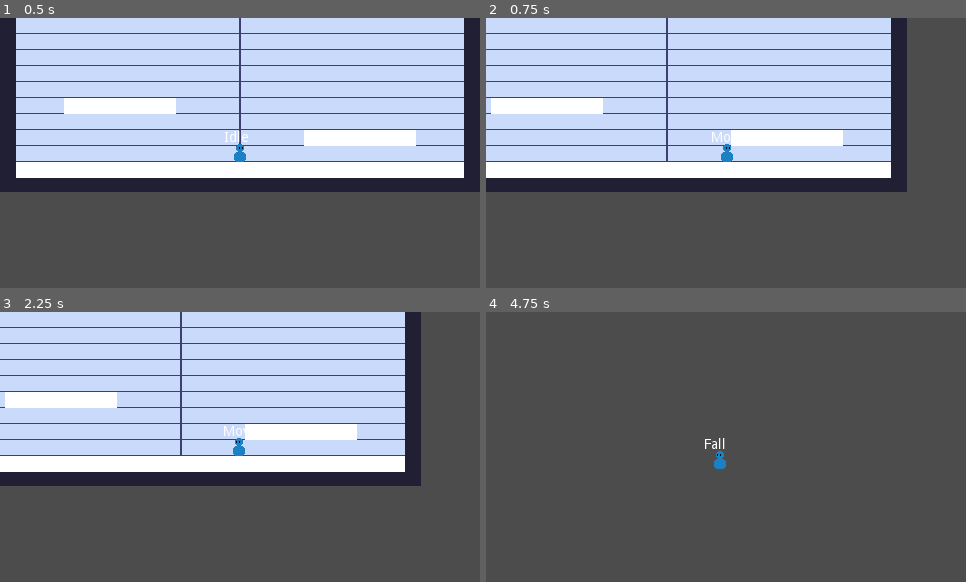
Above: before the commit, frames 1-4 (two rows, left to right).
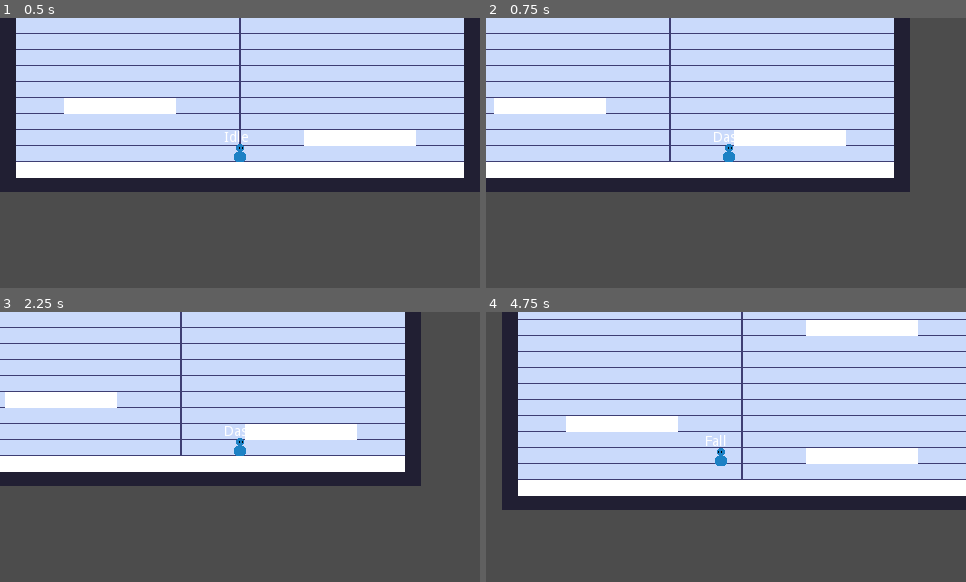
Above: after the commit, the same moments.

Repository: VuurMos/godot-3.5-platformer-character-controller
Game: Godot game, scene res://Game.tscn
The game is run twice, just before and just after one commit, with the same random seed, the same clock (stepped at 60 frames per second) and the same inputs.
Inputs:
- Up to frame 1 (0.5 s): no input
- Up to frame 2 (0.75 s): hold Right (right) from 0.53 s (still down); hold X (dash) from 0.53 s (still down)
- Up to frame 3 (2.25 s): tap C (jump) at 0.77, 1.52 s; release X (dash) at 1.28 s; tap X (dash) at 1.35 s; release Right (right) at 2.03 s; hold Left (left) from 2.03 s (still down); hold X (dash) from 2.03 s (still down)
- Up to frame 4 (4.75 s): release Left (left) at 2.78 s; release X (dash) at 2.78 s; hold Right (right) 2.78-4.28 s; tap X (dash) at 2.85, 4.35 s; tap C (jump) at 3.02, 3.77, 4.52 s; hold X (dash) 3.53-4.28 s; hold Left (left) from 4.28 s (still down)

Frame 1 is identical in both runs. In frame 2, 1.4% of the frame differs, in the area x 1-89%, y 0-65%; in frame 3, 0.1%; in frame 4, 71%, in the area x 3-100%, y 0-74%.

Commit message:
Adjusted dash velocity values

Diff:
--- a/platformer-controller/player/platform-controller.gd
+++ b/platformer-controller/player/platform-controller.gd
@@ -29,7 +29,7 @@
 
 var dash_input := false
 var dashing := false
-var dash_strength := 40 * TILE_SIZE
+var dash_strength := 30 * TILE_SIZE
 
 onready var sprite = $Sprite
 onready var cam = $PlayerCamera
--- a/platformer-controller/player/player-state-machine/player-states/player-dash-state.gd
+++ b/platformer-controller/player/player-state-machine/player-states/player-dash-state.gd
@@ -3,7 +3,7 @@
 
 var dash_direction := Vector2.ZERO
 var current_dash_time := 0.0
-var dash_duration := 0.1
+var dash_duration := 0.2
 
 func enter(msg := {}) -> void:
 	player.velocity.y = 0.0
